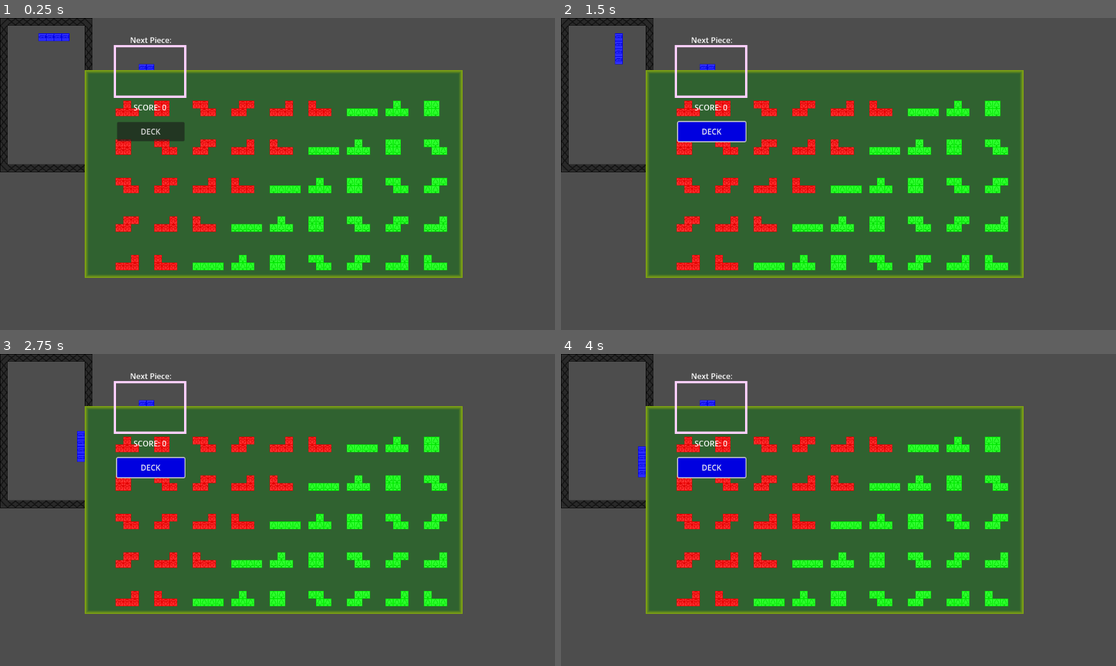
Above: before the commit, frames 1-4 (two rows, left to right).
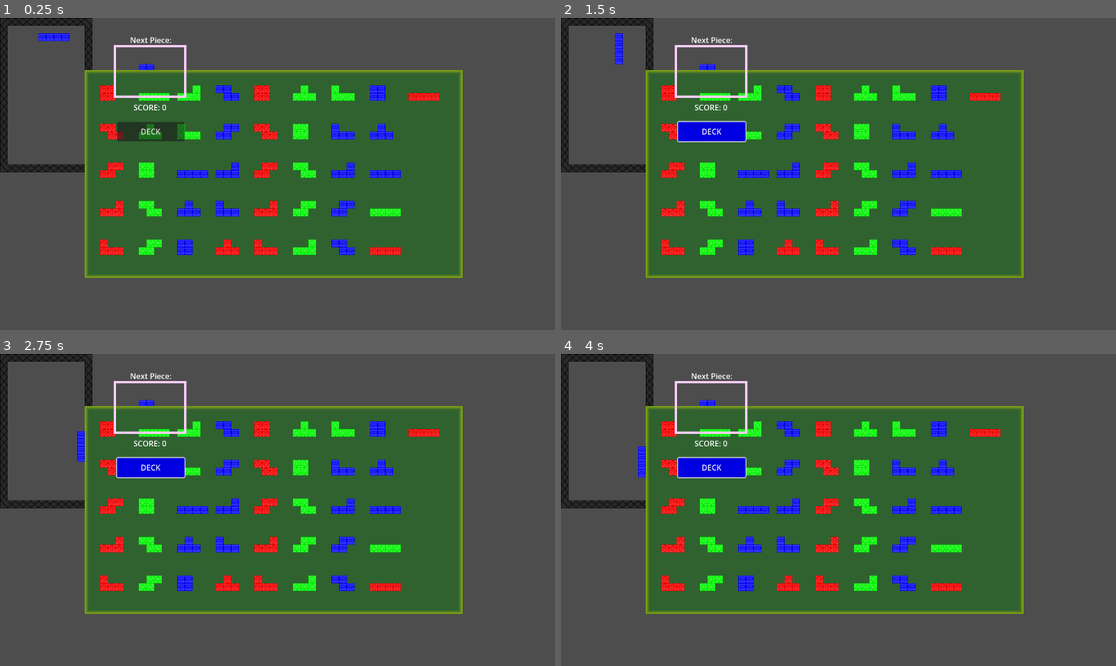
Above: after the commit, the same moments.

Repository: Relaxed-Chowder/octoBlocs
Game: Godot game, scene res://scene/game.tscn
Two runs of this game, one before a commit and one after it. Both use one fixed random seed, a clock stepped at 60 frames per second and the inputs below.
Inputs:
- Up to frame 1 (0.25 s): no input
- Up to frame 2 (1.5 s): click "DECK" at 0.5 s; tap Enter at 1.25 s; hold Right (ui_right) from 1.28 s (still down); hold R from 1.28 s (still down)
- Up to frame 3 (2.75 s): release Right (ui_right) at 2.03 s; release R at 2.03 s; hold Down (ui_down) from 2.03 s (still down); tap R at 2.1 s
- Up to frame 4 (4 s): tap Space at 2.75 s; release Down (ui_down) at 2.78 s; hold R 2.78-3.53 s; hold Right (ui_right) from 2.78 s (still down); tap Enter at 3.5 s; tap R at 3.6 s

The runs differ from the first frame. In frame 1, 12% of the frame differs, in the area x 18-81%, y 21-81%; in frame 2, 12%; in frame 3, 12%; in frame 4, 12%.

Commit message:
Update deck.gd

Diff:
--- a/octo-blocs/scripts/deck.gd
+++ b/octo-blocs/scripts/deck.gd
@@ -10,7 +10,6 @@
 	print("click", Global.piece_full.size())
 	orginize()
 	print("click", orginized.size())
-
 
 
 # Called every frame. 'delta' is the elapsed time since the previous frame.
@@ -43,7 +42,9 @@
 	var i = 0
 	for j in range(9):
 		for z in range(5):
-			draw_piece(orginized[j+z].type[0], Vector2i(4+(5*j)%48,4+(5*z)%26), orginized[j+z].color)
+			i += 1
+			if orginized.size() > i:
+				draw_piece(orginized[i].type[0], Vector2i(2+(5*j)%48,2+(5*z)%26), orginized[i].color)
 
 func draw_piece(piece, pos, atlas):
 	for i in piece:
